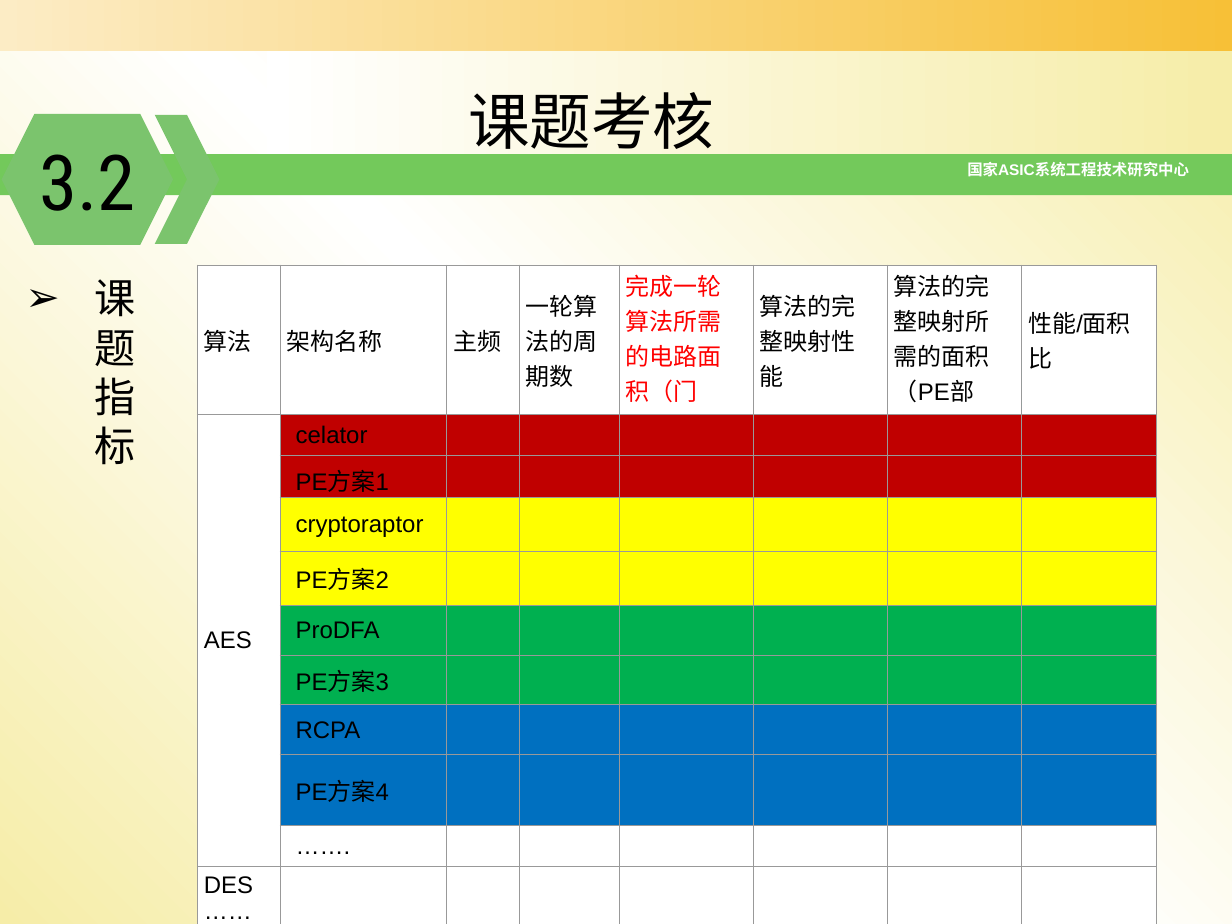
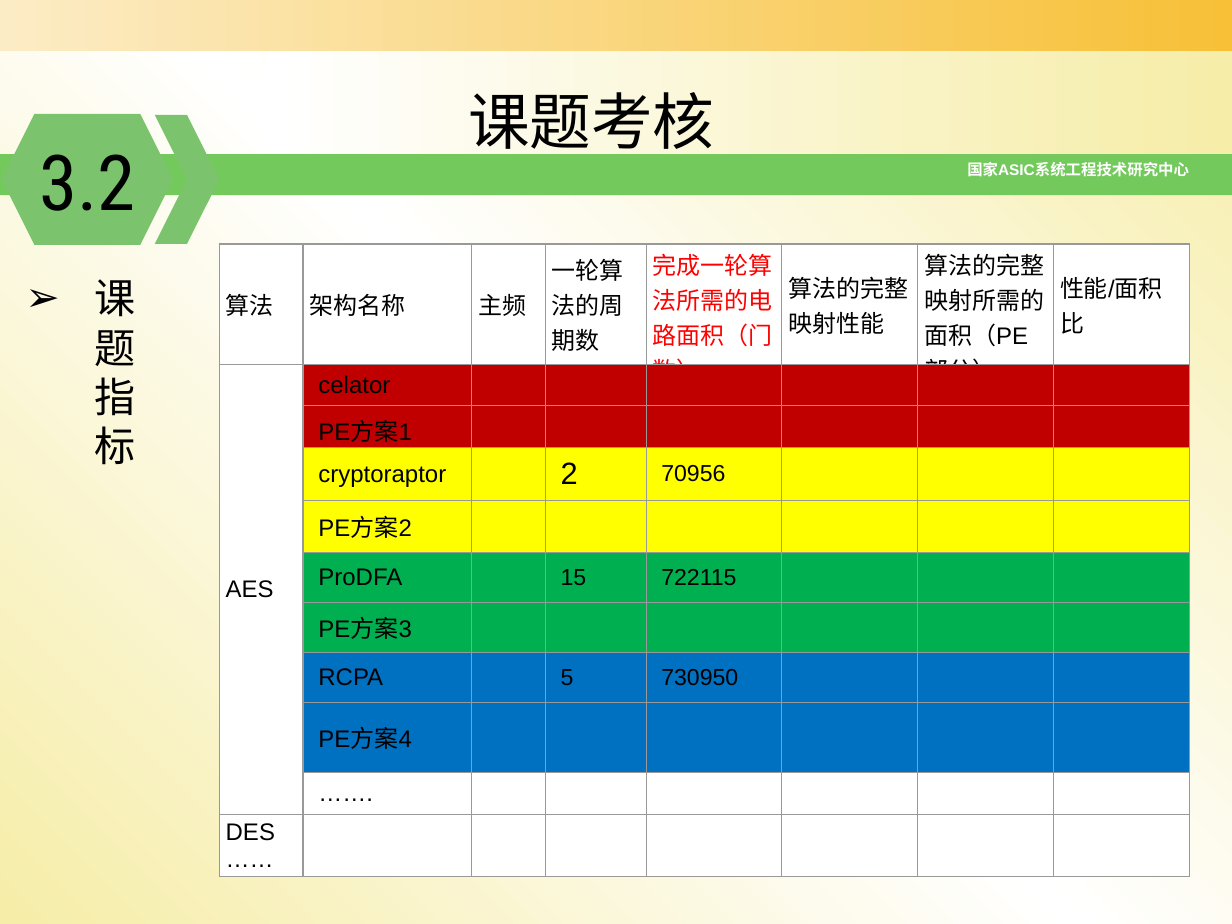
Before and after one commit to zdyzhan/bishe, a slide deck: slide 23 of 开题报告_131199李小泉10_28.pptx (slide 21 before the commit). Drawn at 1232x924 pixels with LibreOffice and Linux fonts; fonts in the diff are those of the drawing; background and template pictures are left out. Boxes give left, top, right and bottom in pixels: in the first picture for what was removed or moved away, otherwise in the second. Text is boxed around its words. In the diff, an @@ line names an element or a change of style, - is before the commit and + after.

```diff
--- a/开题报告_131199李小泉10_28.pptx
+++ b/开题报告_131199李小泉10_28.pptx
@@ table at [219,244,1189,853] @@
-row 4, column 4: 
+row 4, column 4: 2
-row 4, column 5: 
+row 4, column 5: 70956
-row 6, column 4: 
+row 6, column 4: 15
-row 6, column 5: 
+row 6, column 5: 722115
-row 8, column 4: 
+row 8, column 4: 5
-row 8, column 5: 
+row 8, column 5: 730950
@@ table: place and size @@
-table at [197,265,1156,898]
+table at [219,244,1189,853]
```
Also in this commit, not shown: 12 other slides changed, 2 slides added, 13 other files.
